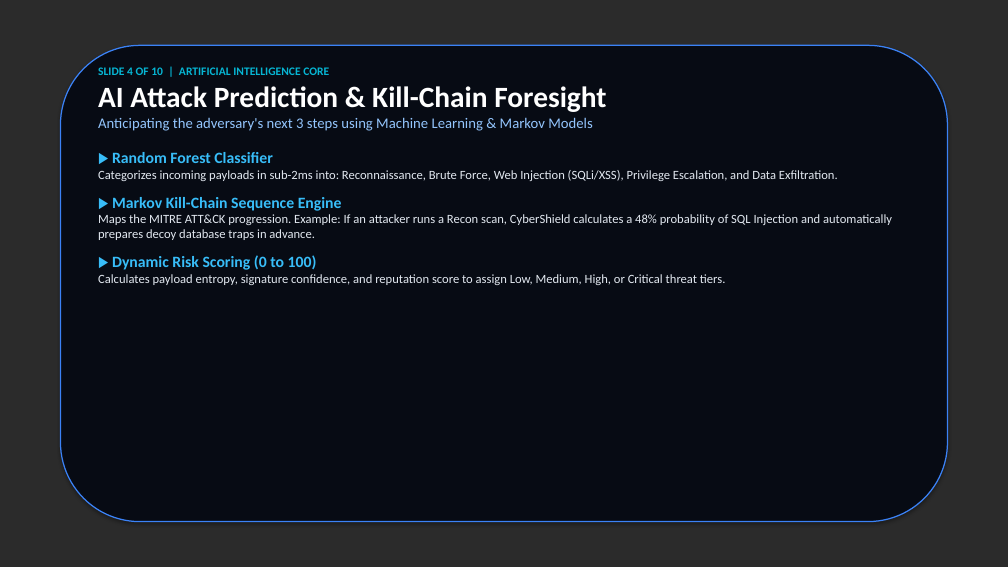
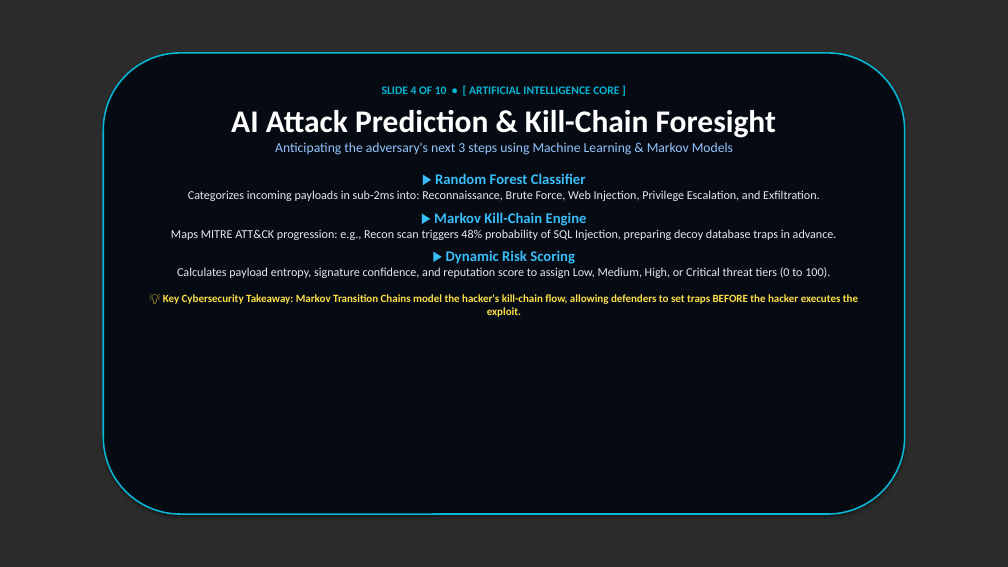
Before and after one commit to kushal-naga-sai-balaji/CyberShield, a slide deck: slide 4 of frontend/public/CyberShield_Presentation.pptx. Drawn at 1008x567 pixels with LibreOffice and Linux fonts; fonts in the diff are those of the drawing; background and template pictures are left out; a plain dark background stands for a picture behind light text. Boxes give left, top, right and bottom in pixels: in the first picture for what was removed or moved away, otherwise in the second. Text is boxed around its words. In the diff, an @@ line names an element or a change of style, - is before the commit and + after.

Commit message:
Update PowerPoint and Slide Viewer with centered symmetrical card layout over background images

```diff
--- a/frontend/public/CyberShield_Presentation.pptx
+++ b/frontend/public/CyberShield_Presentation.pptx
@@ rounded rectangle: place and size @@
-rounded rectangle at (60, 45, 948, 522)
+rounded rectangle at (104, 53, 905, 514)
@@ rounded rectangle at (104, 53, 905, 514): fill #070B14 to #060A13; outline #3B82F6 1.2 pt to #06B6D4 1.5 pt @@
@@ text "SLIDE 4 OF 10 • ...": place and size @@
-text "SLIDE 4 OF 10 • ..." at (98, 67, 892, 285)
+text "SLIDE 4 OF 10 • ..." at (163, 86, 858, 317)
@@ text at (382, 86, 619, 94): text changed @@
-SLIDE 4 OF 10 | ARTIFICIAL INTELLIGENCE CORE
+SLIDE 4 OF 10 • [ ARTIFICIAL INTELLIGENCE CORE ]
@@ text at (231, 110, 776, 184): size 28 to 30 pt in "AI Attack Prediction & Kill-Chain Foresight"; size 14 to 13 pt in "Anticipating the adversary's next 3 steps using ..."; size 15 to 14 pt in "▶ Random Forest Classifier"; alignment left to centre; more space between paragraphs; less space between paragraphs @@
@@ text at (163, 190, 858, 317): text changed; size 12 to 11.5 pt @@
-Categorizes incoming payloads in sub-2ms into: Reconnaissance, Brute Force, Web Injection (SQLi/XSS), Privilege Escalation, and Data Exfiltration.
-▶ Markov Kill-Chain Sequence Engine
-Maps the MITRE ATT&CK progression. Example: If an attacker runs a Recon scan, CyberShield calculates a 48% probability of SQL Injection and automatically prepares decoy database traps in advance.
-▶ Dynamic Risk Scoring (0 to 100)
-Calculates payload entropy, signature confidence, and reputation score to assign Low, Medium, High, or Critical threat tiers.
+Categorizes incoming payloads in sub-2ms into: Reconnaissance, Brute Force, Web Injection, Privilege Escalation, and Exfiltration.
+▶ Markov Kill-Chain Engine
+Maps MITRE ATT&CK progression: e.g., Recon scan triggers 48% probability of SQL Injection, preparing decoy database traps in advance.
+▶ Dynamic Risk Scoring
+Calculates payload entropy, signature confidence, and reputation score to assign Low, Medium, High, or Critical threat tiers (0 to 100).
+💡 Key Cybersecurity Takeaway: Markov Transition Chains model the hacker's kill-chain flow, allowing defenders to set traps BEFORE the hacker executes the exploit.
```
Also in this commit, not shown: 8 other slides changed, 1 slide added, 1 slide removed, 3 other files.
